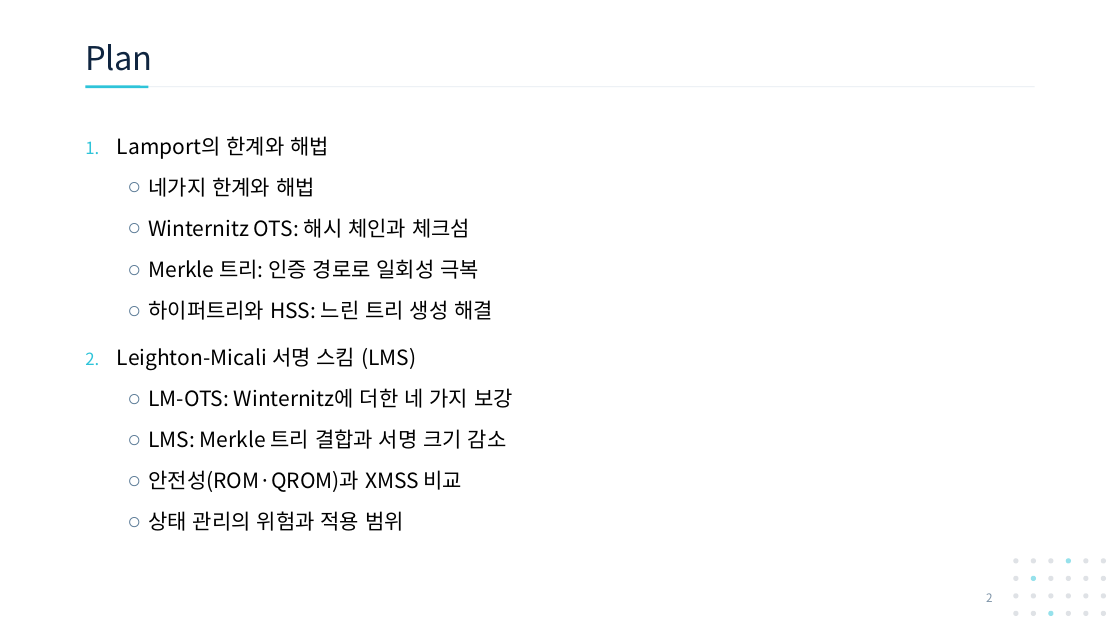
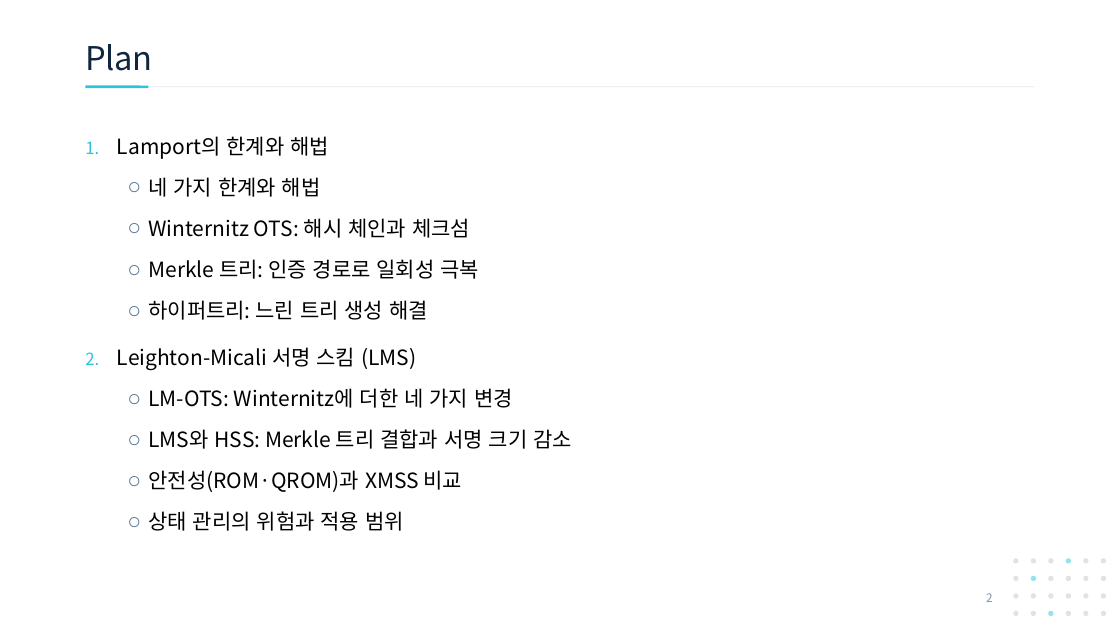
Before and after one commit to giyuubin/PQC, a slide deck: slide 2 of presentation/1001_16-17_Winternitz-Merkle-LMS.pptx. Drawn at 1120x630 pixels with LibreOffice and Linux fonts; fonts in the diff are those of the drawing. Boxes give left, top, right and bottom in pixels: in the first picture for what was removed or moved away, otherwise in the second. Text is boxed around its words. In the diff, an @@ line names an element or a change of style, - is before the commit and + after.

```diff
--- a/presentation/1001_16-17_Winternitz-Merkle-LMS.pptx
+++ b/presentation/1001_16-17_Winternitz-Merkle-LMS.pptx
@@ text at (148,177,321,197): spaces changed @@
-  ○ 네가지 한계와 해법
+  ○ 네 가지 한계와 해법
@@ text at (148,300,428,320): text changed @@
-  ○ 하이퍼트리와 HSS: 느린 트리 생성 해결
+  ○ 하이퍼트리: 느린 트리 생성 해결
@@ text at (148,388,572,449): text changed @@
-  ○ LM-OTS: Winternitz에 더한 네 가지 보강
-  ○ LMS: Merkle 트리 결합과 서명 크기 감소
+  ○ LM-OTS: Winternitz에 더한 네 가지 변경
+  ○ LMS와 HSS: Merkle 트리 결합과 서명 크기 감소
```
Also in this commit, not shown: 8 other slides changed.
